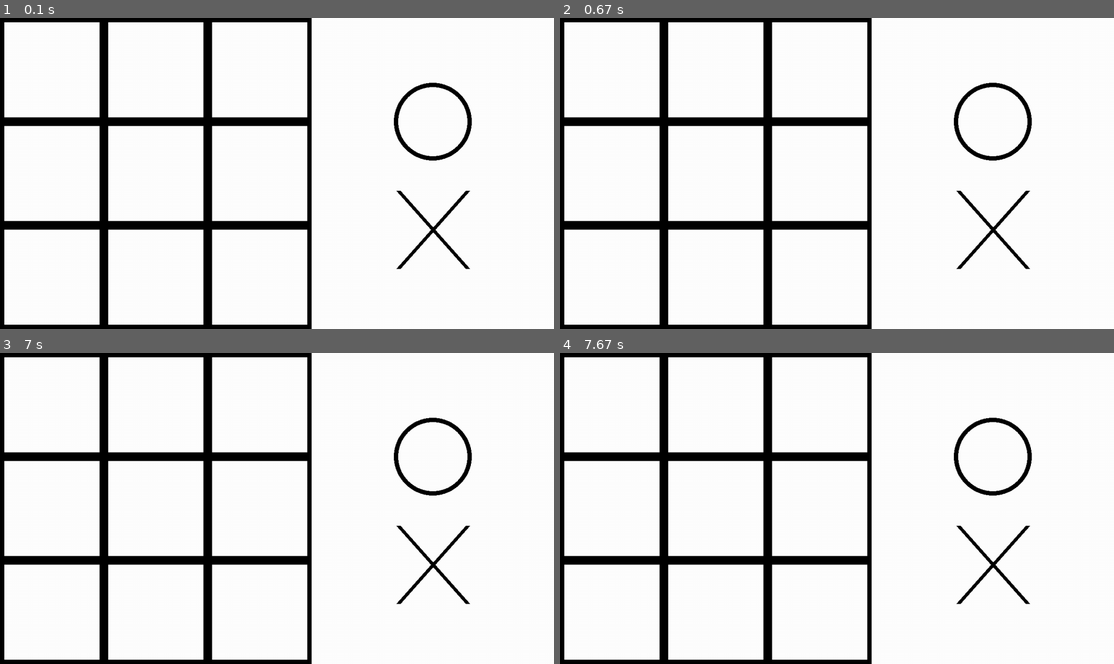
Above: before the commit, frames 1-4 (two rows, left to right).
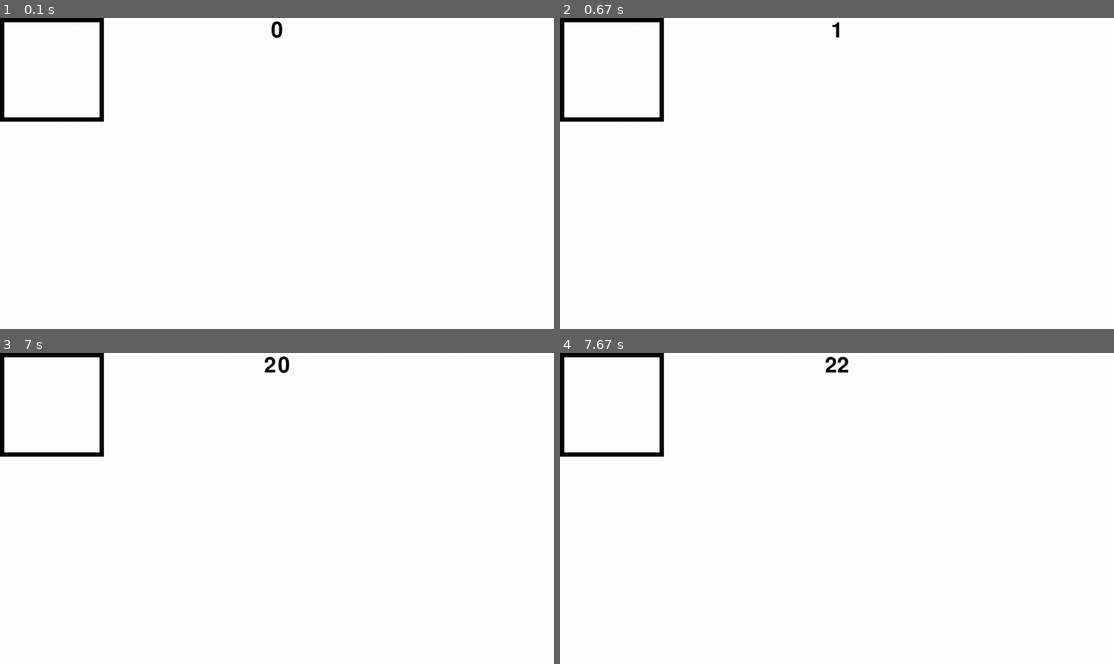
Above: after the commit, the same moments.

Repository: 19Leonidas99/PygameTryOut
Game: pygame game, started from TicTacToe/main.py
Two runs of this game, one before a commit and one after it. Both use one fixed random seed, a clock stepped at 60 frames per second and the inputs below.
Inputs (mouse positions are in pixels of both pictures, inside the frame that each line leads up to):
- Up to frame 1 (0.1 s): no input
- Up to frame 2 (0.67 s): press the mouse at (609, 70) at 0.37 s; move the mouse to (637, 98) at 0.47 s; release the mouse at (665, 126) at 0.6 s
- Up to frame 3 (7 s): press the mouse at (49, 405) at 0.7 s; move the mouse to (188, 496) at 0.8 s; release the mouse at (326, 586) at 0.93 s; press the mouse at (49, 405) at 1.03 s; move the mouse to (193, 455) at 1.13 s; release the mouse at (337, 508) at 1.27 s; press the mouse at (49, 405) at 1.37 s; move the mouse to (166, 399) at 1.47 s; release the mouse at (282, 396) at 1.6 s; press the mouse at (49, 405) at 1.7 s; move the mouse to (155, 511) at 1.8 s; release the mouse at (265, 620) at 1.93 s; press the mouse at (49, 405) at 2.03 s; move the mouse to (88, 480) at 2.13 s; release the mouse at (121, 558) at 2.27 s; press the mouse at (49, 405) at 2.37 s; move the mouse to (193, 412) at 2.47 s; release the mouse at (337, 418) at 2.6 s; press the mouse at (49, 405) at 2.7 s; move the mouse to (265, 468) at 2.8 s; release the mouse at (487, 533) at 2.93 s; press the mouse at (49, 405) at 3.03 s; move the mouse to (77, 464) at 3.13 s; release the mouse at (105, 527) at 3.27 s; press the mouse at (49, 405) at 3.37 s; move the mouse to (188, 433) at 3.47 s; release the mouse at (332, 464) at 3.6 s; press the mouse at (49, 405) at 3.7 s; move the mouse to (188, 446) at 3.8 s; release the mouse at (321, 489) at 3.93 s; press the mouse at (49, 405) at 4.03 s; move the mouse to (166, 508) at 4.13 s; release the mouse at (282, 608) at 4.27 s; press the mouse at (49, 405) at 4.37 s; move the mouse to (72, 446) at 4.47 s; release the mouse at (94, 486) at 4.6 s; press the mouse at (49, 405) at 4.7 s; move the mouse to (199, 480) at 4.8 s; release the mouse at (343, 552) at 4.93 s; press the mouse at (49, 405) at 5.03 s; move the mouse to (160, 483) at 5.13 s; release the mouse at (271, 561) at 5.27 s; press the mouse at (49, 405) at 5.37 s; move the mouse to (132, 477) at 5.47 s; release the mouse at (216, 552) at 5.6 s; press the mouse at (49, 405) at 5.7 s; move the mouse to (188, 405) at 5.8 s; release the mouse at (321, 408) at 5.93 s; press the mouse at (49, 405) at 6.03 s; move the mouse to (166, 458) at 6.13 s; release the mouse at (282, 511) at 6.27 s; press the mouse at (49, 405) at 6.37 s; move the mouse to (138, 415) at 6.47 s; release the mouse at (221, 424) at 6.6 s; press the mouse at (49, 405) at 6.7 s; move the mouse to (99, 449) at 6.8 s; release the mouse at (149, 492) at 6.93 s
- Up to frame 4 (7.67 s): press the mouse at (609, 405) at 7.03 s; move the mouse to (770, 508) at 7.13 s; release the mouse at (925, 614) at 7.27 s; press the mouse at (609, 405) at 7.37 s; move the mouse to (770, 496) at 7.47 s; release the mouse at (925, 589) at 7.6 s

The runs differ from the first frame. In frame 1, 9.6% of the frame differs, in the area x 0-86%, y 0-100%; in frame 2, 9.6%; in frame 3, 9.7%; in frame 4, 9.7%.

Commit message:
missing the X O on click

Diff:
--- a/TicTacToe/main.py
+++ b/TicTacToe/main.py
@@ -1,54 +1,85 @@
-import pygame
+import pygame as pg
 
-#pygame base setup
-pygame.init()
-H, W = 720, 1280
-pygame.display.set_caption("TicTacToe")
-win = pygame.display.set_mode((W, H ))
-clock = pygame.time.Clock()
-running = True
+#pg base setup
+pg.init()
+W, H = 1280 ,720
+pg.display.set_caption("TicTacToe")
+win = pg.display.set_mode((W, H ))
 
 #colors in use
 black_color = (0, 0, 0)
 white_color = (255,255,255)
+FONT = pg.font.Font("freesansbold.ttf", 50)
 
+#tictactoe
 def tictactoe():
     win.fill(white_color)
-    c = pygame.draw.circle(win, black_color, (1000, 720/3), 90, width=10)
-    x = (pygame.draw.line(win, (0, 0, 0), [920, 400], [1080, 580], 10),
-    pygame.draw.line(win, (0, 0, 0), [1080, 400], [920, 580], 10))
+    pg.draw.circle(win, black_color, (1000, 720/3), 90, width=10)
+    pg.draw.line(win, black_color, [920, 400], [1080, 580], 10)
+    pg.draw.line(win, black_color, [1080, 400], [920, 580], 10)
     Board()
 
-def Board():
-    S1 = pygame.draw.rect(win, black_color, (0, 0, 240, 240), width=10)
-    S2 = pygame.draw.rect(win, black_color, (240, 0, 240, 240), width=10)
-    S3 = pygame.draw.rect(win, black_color, (480, 0, 240, 240), width=10)
-    S4 = pygame.draw.rect(win, black_color, (0, 240, 240, 240), width=10)
-    S5 = pygame.draw.rect(win, black_color, (240, 240, 240, 240), width=10)
-    S6 = pygame.draw.rect(win, black_color, (480, 240, 240, 240), width=10)
-    S7 = pygame.draw.rect(win, black_color, (0, 480, 240, 240), width=10)
-    S8 = pygame.draw.rect(win, black_color, (240, 480, 240, 240), width=10)
-    S9 = pygame.draw.rect(win, black_color, (480, 480, 240, 240), width=10)
+
+#Board
+W1, H1 = 0, 0
+W2, H2 = 240, 240
+W3, H3 = 480, 480
+class Board:
+    def __init__(self):
+
+        self.S1 = pg.draw.rect(win, black_color, (W1, H1, 240, 240), width=10)
+        self.S2 = pg.draw.rect(win, black_color, (W2, H1, 240, 240), width=10)
+        self.S3 = pg.draw.rect(win, black_color, (W3, H1, 240, 240), width=10)
+        self.S4 = pg.draw.rect(win, black_color, (W1, H2, 240, 240), width=10)
+        self.S5 = pg.draw.rect(win, black_color, (W2, H2, 240, 240), width=10)
+        self.S6 = pg.draw.rect(win, black_color, (W3, H2, 240, 240), width=10)
+        self.S7 = pg.draw.rect(win, black_color, (W1, H3, 240, 240), width=10)
+        self.S8 = pg.draw.rect(win, black_color, (W2, H3, 240, 240), width=10)
+        self.S9 = pg.draw.rect(win, black_color, (W3, H3, 240, 240), width=10)
+
+board = Board()
 
 
-def Circle():
-    pygame.draw.circle(win, black_color, (360, 360), 50, 10)
-
-#def X():
+def Circle(x, y):
+    pg.draw.circle(win, black_color, (x, y), 50, 10)
 
 
+def X(a, b, c, d):
+    pg.draw.line(win, black_color, a, b, 10)
+    pg.draw.line(win, black_color, c, d, 10)
 
-while running:
+'''def play_tictactoe():
+    position = pg.mouse.get_pos()
+    if pg.mouse.get_pressed()[0]:
+        if board.S1.collidepoint(position):
+           X([0,0], [240, 240], [240, 0], [0, 240])   '''
 
-    for event in pygame.event.get():
-        if event.type == pygame.QUIT:
-            running = False
-        #elif event.type == pygame.mouse.get_pressed():
-
-    tictactoe()
-    pygame.display.flip()
-
-    clock.tick(60)
+def main():
+    clock = pg.time.Clock()
+    number = 0
+    running = True
+    button = pg.Rect(0, 0, 240, 240)
+    while running:
+        for event in pg.event.get():
+            if event.type == pg.QUIT:
+                running = False
+                break
+            # check MOUSEBUTTONDOWN evet
+            elif event.type == pg.MOUSEBUTTONDOWN:
+                if event.button == 1:
+                    if button.collidepoint(event.pos):
+                        number += 1
+                        X([0,0], [240, 240], [240, 0], [0, 240]), (0,0)
 
 
-pygame.quit()
+        tictactoe()
+        win.fill(white_color)
+        pg.draw.rect(win, black_color, button, width=10)
+        text_surf = FONT.render(str(number), True, black_color)
+        # You can pass the center directly to the `get_rect` method.
+        text_rect = text_surf.get_rect(center=(W/2, 30))
+        win.blit(text_surf, text_rect)
+        pg.display.update()
+
+main()
+pg.quit()
Empty file added: TicTacToe/test.py
